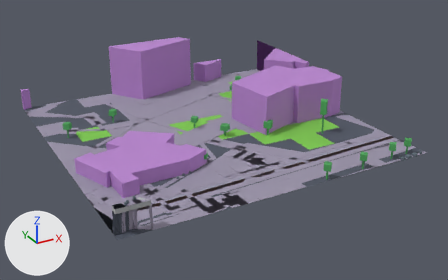
Renders of the glTF model public/maps/melbourne/chunks/6_-16.glb from each side of a commit.
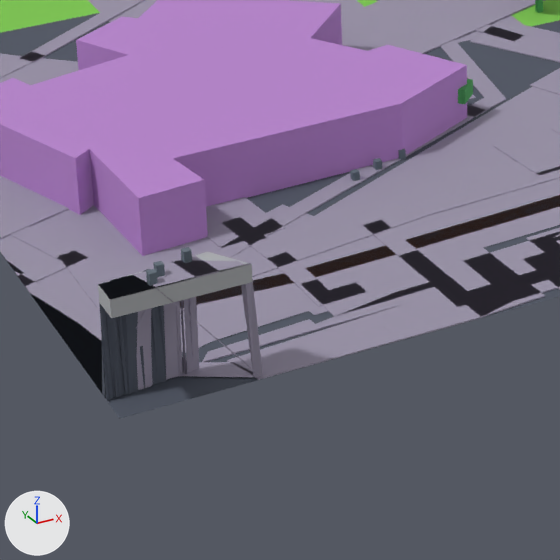
There are two pictures of each version: one whole from a camera (50 mm lens) standing at (668.2, 1660.0, 97.2) and looking at (776.8, 1857.5, -1.6), one close up on the part from 19% to 51% of the width and 47% to 99% of the height. Arrows for +X, +Y and +Z are at lower left; the lights stay in place. The last two pictures show the newer version. Where no turn or scale is listed for an object, it has been applied to the vertices. Vertices at exactly the same position are counted once.

In view in the first close-up: 'compiled-chunk'.
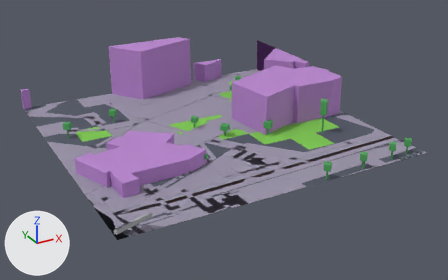
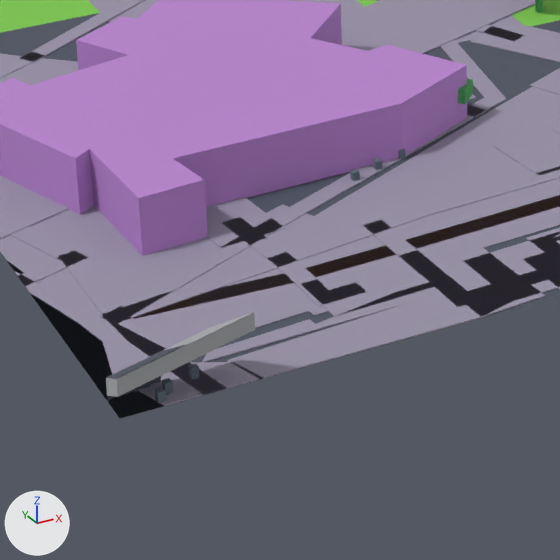
Where the change shows, as pixel boxes [x1, y1, x2, y2] in the close-ups (560 x 560 px; the box of a moved part takes in the faces that stretch with it):
part 1 of me_mesh_0, moved or reshaped
    before: [181, 247, 192, 263]
    after: [188, 364, 200, 380]
part 2 of me_mesh_0, moved or reshaped
    before: [146, 269, 158, 286]
    after: [155, 387, 166, 404]
part 3 of me_mesh_0, moved or reshaped
    before: [153, 261, 165, 277]
    after: [162, 378, 173, 394]
part 4 of me_mesh_0, deleted
    before: [98, 252, 253, 318]
part 5 of me_mesh_0, reshaped
    before: [77, 255, 263, 401]
    after: [75, 312, 263, 418]

What changed in the scene script:
```text
Change me_mesh_0:
    used by ob_compiled_chunk; location = (774.0, 1865.7, 11.8)
    remove me_mesh_0.from_pydata(...)  # 2416 vertices, 3630 faces; spans x -60.0..60.0, y -60.3..60.3, z -11.2..11.2
    add me_mesh_0.from_pydata(...)  # 2254 vertices, 3376 faces; spans x -60.0..60.0, y -60.3..60.3, z -11.2..11.2
    me_mesh_0 part 1: the loose piece of 8 vertices spanning x -53.5..-52.9, y -57.5..-56.9, z -1.3..-0.3 is moved by (0.0, 0.0, -9.9)
    me_mesh_0 part 2: the loose piece of 8 vertices spanning x -56.9..-56.3, y -59.3..-58.7, z -1.3..-0.3 is moved by (0.0, 0.0, -9.9)
    me_mesh_0 part 3: the loose piece of 8 vertices spanning x -56.0..-55.4, y -58.4..-57.8, z -1.3..-0.3 is moved by (0.0, 0.0, -9.9)
    me_mesh_0 part 4: the loose piece of 8 vertices spanning x -60.0..-49.2, y -59.7..-56.4, z -2.8..-1.3 is deleted
    me_mesh_0 part 5
    184 vertices are removed from x -60.0..-49.2, y -59.7..-54.1, z -11.2..-1.2
    322 faces are deleted
    4 vertices in x -59.5..-58.1, y -57.5..-57.0, z -1.3 move by (0.0, 0.0, -7.5)
    3 vertices in x -60.0..-59.5, y -57.3..-57.1, z -1.3 move by (0.0, 0.0, -7.7)
    3 vertices in x -56.5..-55.5, y -57.1..-56.8, z -1.3 move by (0.0, 0.0, -7.1)
    3 vertices in x -57.4..-56.2, y -57.4..-56.8, z -1.3 move by (0.0, 0.0, -7.2)
    3 vertices in x -56.6..-51.7, y -59.7, z -1.3 move by (0.0, 0.0, -9.9)
    6 vertices move from x -60.0..-56.7, y -58.1..-56.8, z -11.2..-1.3 to x -60.0..-56.7, y -58.1..-56.9, z -11.2..-8.3
    24 vertices are added at x -60.0..-49.2, y -59.7..-56.4, z -11.2..-6.6
    6 new vertices lie (0.0, 0.0, 1.5) away from vertices in x -60.0..-49.2, y -59.7..-56.4, z -10.7..-6.9
    51 new faces join them, mat_asphalt (greyish blue #4f5563)
    13 new faces join them, mat_pavement (grey #9a93a8)
    16 new faces join them, mat_concrete (grey #adafb3)
```
